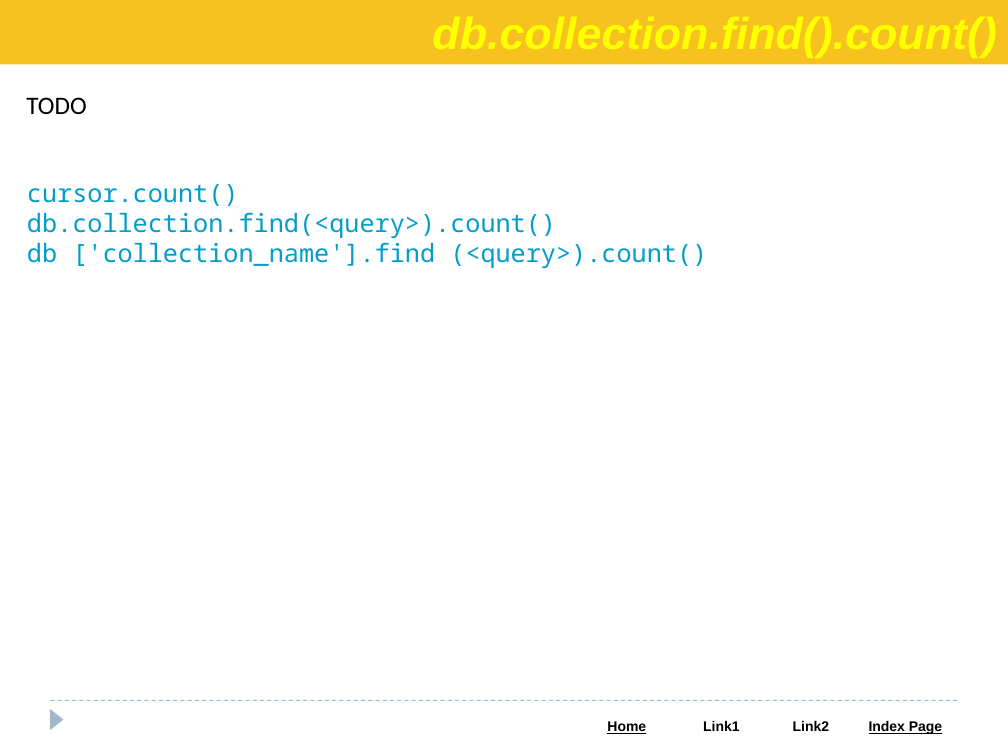
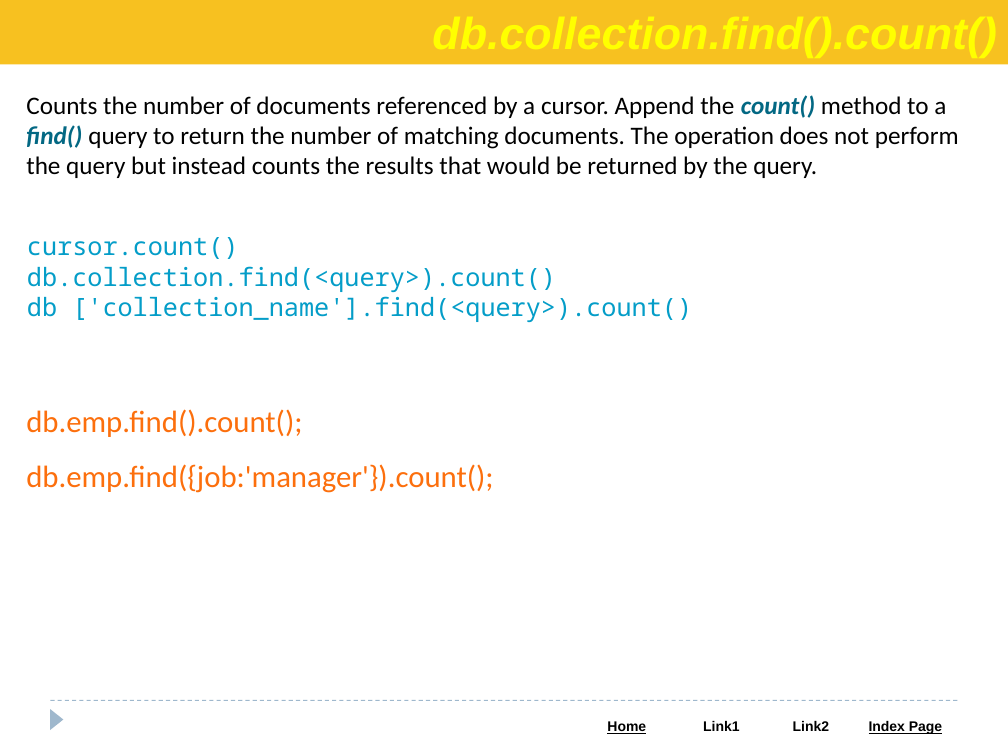
Before and after one commit to Saleel-Bagde/PPT-s, a slide deck: slide 33 of MongoDB.pptx. Drawn at 1008x756 pixels with LibreOffice and Linux fonts; fonts in the diff are those of the drawing. Boxes give left, top, right and bottom in pixels: in the first picture for what was removed or moved away, otherwise in the second. Text is boxed around its words. In the diff, an @@ line names an element or a change of style, - is before the commit and + after.

```diff
--- a/MongoDB.pptx
+++ b/MongoDB.pptx
@@ text at (26, 95, 959, 178): text changed @@
-TODO
+Counts the number of documents referenced by a cursor. Append the count() method to a find() query to return the number of matching documents. The operation does not perform the query but instead counts the results that would be returned by the query.
@@ text "cursor.count()": place and size @@
-text "cursor.count()" at (27, 184, 707, 268)
+text "cursor.count()" at (27, 237, 692, 322)
@@ text at (27, 296, 692, 322): spaces changed @@
-db ['collection_name'].find (<query>).count()
+db ['collection_name'].find(<query>).count()
@@ text added at (26, 409, 493, 493), 22 pt, text #FC6F0D @@
+db.emp.find().count();
+db.emp.find({job:'manager'}).count();
```
Also in this commit, not shown: 3 other slides changed, 2 slides added.
